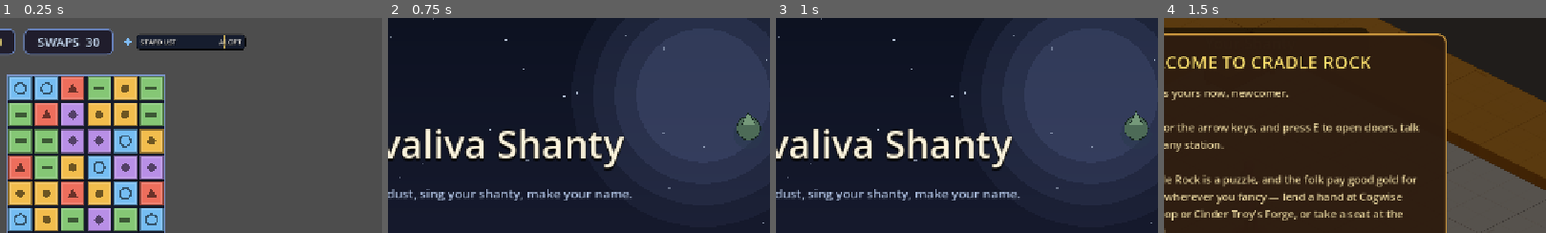
Above: before the commit, frames 1-4 (left to right).
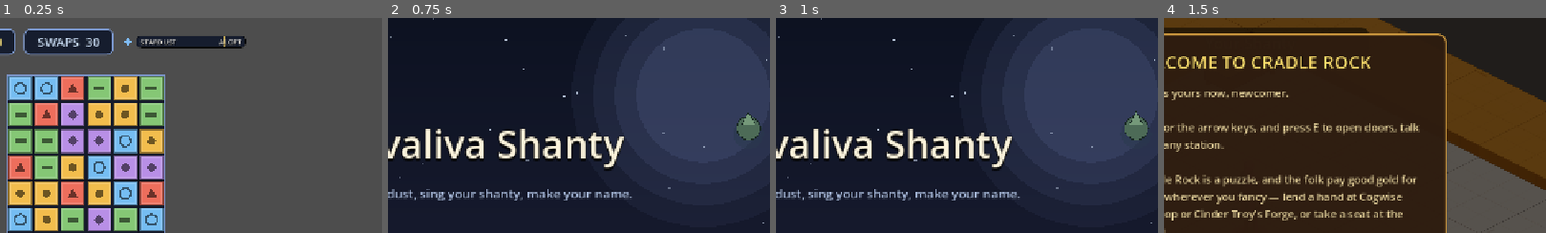
Above: after the commit, the same moments.

Repository: TairoyZone/shivaliva-shanty
Game: Godot game, scene res://puzzles/loft/loft.tscn
The game is run twice, just before and just after one commit, with the same random seed, the same clock (stepped at 60 frames per second) and the same inputs. This scene is started directly instead of the project's main scene.
Inputs:
- Up to frame 1 (0.25 s): no input
- Up to frame 2 (0.75 s): click "← Leave" at 0.5 s
- Up to frame 3 (1 s): no input
- Up to frame 4 (1.5 s): click "New Game" at 1.25 s
The pictures show only the part of the screen within x 39-89%, y 0-50%; the shares and areas given below are measured in that part.

The runs differ from the first frame. In frame 1, 0.6% of the frame differs, in the area x 35-65%, y 8-16%; in frame 2, nothing differs; in frame 3, nothing differs; in frame 4, nothing differs.

Commit message:
polish(stations): the Patchworks now shows the ship gauges the Loft does (consistency)
Observed the two voyage stations side by side: the Patchworks (the hull-REPAIR station) showed NO
HULL or STARDUST gauge while the Loft showed both, and its Toss button was a bare default-grey
button. Fixed so the two stations read consistently:
- New SHARED station-HUD helpers on the VoyageStationScene base (inheritance-over-duplication):
  _make_station_meter / _make_station_pill (cool navy + Palette.SKY_FRAME) / _refresh_hull_meter.
  The Loft now uses them (dropped its private _make_loft_meter / _wrap / hull-refresh copies).
- Patchworks voyage HUD: a top-centre cool bar with STARDUST + HULL MeterBars (same component as the
  Loft + deck). They refresh on enter, after every hole sealed, on restore, and per leg — so as you
  patch, the hull (and its Stardust start) visibly TWEEN down (animate-everything). Absent standalone.
- Patchworks Toss button: cool 3-state styling (was unstyled grey).
- Canonical station meter height (22) shared via STATION_METER_SIZE (Loft was 28, deck is 22).

Verified: headless editor scan parses clean; save.cfg untouched.

Co-Authored-By: Claude Opus 4.8 (1M context) <noreply@anthropic.com>

Diff:
--- a/components/voyage_station_scene/voyage_station_scene.gd
+++ b/components/voyage_station_scene/voyage_station_scene.gd
@@ -13,6 +13,12 @@
 
 const SKIRMISH_SCENE : String = "res://puzzles/skirmish/skirmish_boarding.tscn"
 const SHIP_DECK_SCENE : String = "res://levels/ship_deck/ship_deck.tscn"
+
+## Shared station-HUD chrome so the Loft + Patchworks gauge bars read IDENTICALLY (one source of truth,
+## per the inheritance-over-duplication rule). The deck uses the same MeterBar in its own panel layout.
+const METER_BAR : PackedScene = preload("res://components/meter_bar/meter_bar.tscn")
+const STATION_METER_SIZE : Vector2 = Vector2(208.0, 22.0)   # canonical station gauge size (matches the deck's height)
+const STARDUST_SINK : float = 10.0                          # the Stardust full scale (mirrors LoftBoard.SINK_LEVEL)
 
 var _voyage_chart : VoyageChart
 var _voyage_busy : bool = false           # a voyage transition (stop/fight/report/sink) underway — fire once
@@ -57,6 +63,52 @@
 	_voyage_chart_placement(layer)   # the hook calls place_at (which add_child's it) + positions it
 	_voyage_chart.reached_stop.connect(_on_voyage_reached_stop)
 	_voyage_chart.reached_encounter.connect(_on_voyage_reached_encounter)
+
+
+# --- Shared station HUD chrome (Loft + Patchworks read identically) ----
+
+## A status MeterBar sized for a station's centre gauge bar (cool, art-swappable). Caller sets its
+## rising_palette / danger ticks / call-site refresh.
+func _make_station_meter(label_text: String, icon: String) -> MeterBar:
+
+	var m : MeterBar = METER_BAR.instantiate() as MeterBar
+	m.custom_minimum_size = STATION_METER_SIZE
+	m.size_flags_vertical = Control.SIZE_SHRINK_CENTER
+	m.label_text = label_text
+	m.icon_kind = icon
+	return m
+
+
+## Wrap a label in the cool station "pill" (navy trough + sky-blue frame) — the BANKED/SWAPS/SCORE chips.
+func _make_station_pill(label: Label) -> PanelContainer:
+
+	var panel : PanelContainer = PanelContainer.new()
+	var s : StyleBoxFlat = StyleBoxFlat.new()
+	s.bg_color = Palette.PANEL_TROUGH
+	s.border_color = Palette.SKY_FRAME
+	s.set_border_width_all(2)
+	s.set_corner_radius_all(10)
+	s.content_margin_left = 16
+	s.content_margin_right = 16
+	s.content_margin_top = 7
+	s.content_margin_bottom = 7
+	panel.add_theme_stylebox_override("panel", s)
+	panel.custom_minimum_size = Vector2(150.0, 0.0)
+	panel.add_child(label)
+	return panel
+
+
+## Refresh a HULL MeterBar from the ACTIVE ship's open holes (one lit notch per hole; green→amber→red).
+## Shared by the Loft + Patchworks so the ship's condition reads the same at either station.
+func _refresh_hull_meter(bar: MeterBar) -> void:
+
+	if bar == null:
+		return
+	var holes : int = PlayerState.ship_open_holes()
+	var maxh : int = maxi(PlayerState.VOYAGE_MAX_HOLES, 1)
+	bar.segments = maxh
+	bar.set_value(float(holes), float(maxh))
+	bar.set_caption("sound" if holes <= 0 else ("%d hole%s" % [holes, "" if holes == 1 else "s"]))
 
 
 # --- The shared leg flow ----------------------------------------------
--- a/puzzles/loft/loft.gd
+++ b/puzzles/loft/loft.gd
@@ -13,9 +13,6 @@
 ## no dismount to the deck. You man ONE station per pillage (the Loft to fly, or the Patchworks to patch);
 ## the AI crew covers the rest. Arrival → the haul card; a sink → LOST IN THE STARDUST. See [[voyage-loop-research]].
 const SELF_SCENE : String = "res://puzzles/loft/loft.tscn"   # SKIRMISH/SHIP_DECK scenes live in the base
-
-## The same status-bar component the ship deck uses, so the Loft's LIFT/HULL read identically.
-const METER_BAR : PackedScene = preload("res://components/meter_bar/meter_bar.tscn")
 
 @onready var _board : LoftBoard = $Board
 
@@ -71,11 +68,11 @@
 
 	_banked_label = _make_label("BANKED  0", Color(0.97, 0.88, 0.50, 1.0))
 	_moves_label = _make_label("SWAPS  %d" % LoftBoard.MOVES_PER_ROUND, Color(0.82, 0.90, 1.0, 1.0))
-	bar.add_child(_wrap(_banked_label))
-	bar.add_child(_wrap(_moves_label))
+	bar.add_child(_make_station_pill(_banked_label))
+	bar.add_child(_make_station_pill(_moves_label))
 	# LIFT/Stardust as a real meter BAR (same component as the ship deck) — it FILLS as the Stardust
 	# rises (calm-blue → red past the bite tick), so you SEE her sinking. Caption = ALOFT/STEADY/SINKING.
-	_stardust_bar = _make_loft_meter("STARDUST", "stardust")
+	_stardust_bar = _make_station_meter("STARDUST", "stardust")
 	_stardust_bar.rising_palette = true
 	_stardust_bar.danger_tick = 0.8   # STARDUST_DANGER(8) / SINK(10)
 	_stardust_bar.hard_line = 1.0     # the SINK line
@@ -103,22 +100,11 @@
 		# A HULL meter beside the gauges — the PILLAGE ship's holes (shows WHY the Stardust floods fast).
 		# Same bar as the deck (green→amber→red, one notch per hole). The voyage CHART + leg-resolution are
 		# built by the base (_enter_voyage_station).
-		_hull_bar = _make_loft_meter("HULL", "hull")
+		_hull_bar = _make_station_meter("HULL", "hull")
 		_hull_bar.warn_frac = 0.25   # 1 hole → amber, 3+ → red
 		_hull_bar.bad_frac = 0.75
 		bar.add_child(_hull_bar)
 		_update_hull_label()
-
-
-# A status meter sized for the Loft's centre bar (vertically centred next to the BANKED/SWAPS pills).
-func _make_loft_meter(label_text: String, icon: String) -> MeterBar:
-
-	var m : MeterBar = METER_BAR.instantiate() as MeterBar
-	m.custom_minimum_size = Vector2(208.0, 28.0)
-	m.size_flags_vertical = Control.SIZE_SHRINK_CENTER
-	m.label_text = label_text
-	m.icon_kind = icon
-	return m
 
 
 func _make_label(text: String, color: Color) -> Label:
@@ -131,24 +117,6 @@
 	label.add_theme_constant_override("outline_size", 3)
 	label.horizontal_alignment = HORIZONTAL_ALIGNMENT_CENTER
 	return label
-
-
-func _wrap(label: Label) -> PanelContainer:
-
-	var panel : PanelContainer = PanelContainer.new()
-	var s : StyleBoxFlat = StyleBoxFlat.new()
-	s.bg_color = Color(0.11, 0.10, 0.16, 0.92)
-	s.border_color = Color(0.4, 0.5, 0.72, 1.0)
-	s.set_border_width_all(2)
-	s.set_corner_radius_all(10)
-	s.content_margin_left = 16
-	s.content_margin_right = 16
-	s.content_margin_top = 7
-	s.content_margin_bottom = 7
-	panel.add_theme_stylebox_override("panel", s)
-	panel.custom_minimum_size = Vector2(150.0, 0.0)
-	panel.add_child(label)
-	return panel
 
 
 func _on_Board_lift_changed(total_lift: int) -> void:
@@ -317,17 +285,11 @@
 	_update_hull_label()
 
 
-# Refresh the voyage HULL meter from the active ship's open holes (green sound → amber → red), same as
-# the deck — one lit notch per open hole.
+# Refresh the voyage HULL meter from the active ship's open holes — the shared station refresher (so the
+# Loft + Patchworks + deck all read the hull the same way).
 func _update_hull_label() -> void:
 
-	if _hull_bar == null:
-		return
-	var holes : int = PlayerState.ship_open_holes()
-	var maxh : int = maxi(PlayerState.VOYAGE_MAX_HOLES, 1)
-	_hull_bar.segments = maxh
-	_hull_bar.set_value(float(holes), float(maxh))
-	_hull_bar.set_caption("sound" if holes <= 0 else ("%d hole%s" % [holes, "" if holes == 1 else "s"]))
+	_refresh_hull_meter(_hull_bar)
 
 
 # (The shared voyage-leg flow — board / resume / resolve / report / sink / haul / the "Sail ho!" cry —
--- a/puzzles/patchworks/patchworks_scene.gd
+++ b/puzzles/patchworks/patchworks_scene.gd
@@ -50,6 +50,8 @@
 var _score_label : Label
 var _combo_label : Label
 var _flash_label : Label
+var _stardust_bar : MeterBar   # voyage-only: the ship's resting Stardust start (mirrors the deck vessel panel)
+var _hull_bar : MeterBar       # voyage-only: the hull she's mending — drops LIVE as you seal holes
 
 
 func _ready() -> void:
@@ -104,12 +106,54 @@
 	_combo_label = _make_label(layer, "", Vector2(960.0, 64.0), 20, Color(0.78, 1.0, 0.68), HORIZONTAL_ALIGNMENT_RIGHT, 280.0)
 	_flash_label = _make_label(layer, "", Vector2(440.0, 40.0), 44, Color(1.0, 0.95, 0.6), HORIZONTAL_ALIGNMENT_CENTER, 400.0)
 	_flash_label.modulate.a = 0.0
+	# Manning her on a pillage: show the SHIP gauges the Loft shows — the hull she's MENDING + the Stardust
+	# that flood-starts from it — in a top-centre cool bar (the same MeterBar component as the Loft + deck).
+	# As you seal holes BOTH drop, so you SEE the mend pay off (animate-everything). Mirrors the Loft so the
+	# two stations read consistently; absent standalone (no ship to crew).
+	if PlayerState.voyage_active:
+		var bar : HBoxContainer = HBoxContainer.new()
+		bar.add_theme_constant_override("separation", 14)
+		bar.anchor_left = 0.5
+		bar.anchor_right = 0.5
+		bar.offset_top = 18.0
+		bar.grow_horizontal = Control.GROW_DIRECTION_BOTH
+		layer.add_child(bar)
+		_stardust_bar = _make_station_meter("STARDUST", "stardust")
+		_stardust_bar.rising_palette = true
+		_stardust_bar.danger_tick = 0.8   # the Stardust's BITE line (DANGER 8 / SINK 10)
+		_stardust_bar.hard_line = 1.0
+		bar.add_child(_stardust_bar)
+		_hull_bar = _make_station_meter("HULL", "hull")
+		_hull_bar.warn_frac = 0.25   # 1 hole → amber, 3+ → red (matches the Loft + deck)
+		_hull_bar.bad_frac = 0.75
+		bar.add_child(_hull_bar)
+		_refresh_ship_meters()
+	# Toss button — cool styled (matches the deck/station chrome; was a bare default-grey button).
 	var toss : Button = Button.new()
 	toss.text = "Toss piece"
 	toss.position = Vector2(980.0, 556.0)
 	toss.custom_minimum_size = Vector2(150.0, 44.0)
 	toss.focus_mode = Control.FOCUS_NONE
 	toss.add_theme_font_size_override("font_size", 18)
+	toss.add_theme_color_override("font_color", Color(0.86, 0.92, 1.0, 1.0))
+	toss.add_theme_color_override("font_outline_color", Color(0, 0, 0, 0.85))
+	toss.add_theme_constant_override("outline_size", 3)
+	for state in ["normal", "hover", "pressed"]:
+		var ts : StyleBoxFlat = StyleBoxFlat.new()
+		var tbg : Color = Color(0.12, 0.17, 0.27, 0.94)
+		if state == "hover":
+			tbg = tbg.lightened(0.10)
+		elif state == "pressed":
+			tbg = tbg.darkened(0.12)
+		ts.bg_color = tbg
+		ts.border_color = Palette.SKY_FRAME
+		ts.set_border_width_all(2)
+		ts.set_corner_radius_all(8)
+		ts.content_margin_left = 12
+		ts.content_margin_right = 12
+		ts.content_margin_top = 6
+		ts.content_margin_bottom = 6
+		toss.add_theme_stylebox_override(state, ts)
 	toss.pressed.connect(_on_toss)
 	layer.add_child(toss)
 
@@ -128,6 +172,23 @@
 	l.add_theme_constant_override("outline_size", 4)
 	parent.add_child(l)
 	return l
+
+
+# Refresh the voyage SHIP gauges. HULL = open holes (the shared station refresher); STARDUST = the resting
+# flood-start (mirrors the deck — she's not flying here, the crew is). Both are holes-derived, so sealing a
+# hole drops BOTH (the meters TWEEN down — animate-everything). No-op standalone (the bars are null).
+func _refresh_ship_meters() -> void:
+
+	_refresh_hull_meter(_hull_bar)
+	if _stardust_bar != null:
+		var dust : float = PlayerState.ship_stardust_start()
+		_stardust_bar.set_value(dust, STARDUST_SINK)
+		var cap : String = "low"
+		if dust >= 4.8:
+			cap = "high"
+		elif dust >= 3.6:
+			cap = "rising"
+		_stardust_bar.set_caption(cap)
 
 
 # --- Rendering ---------------------------------------------------------
@@ -417,6 +478,7 @@
 func _open_next_leg() -> void:
 
 	PlayerState.voyage_leg_lift0 = _board.score
+	_refresh_ship_meters()   # a fight may have opened holes between legs — keep the gauges truthful
 
 
 # A patch leg ranks up PATCHWORKS mastery (by board score), not Lofting.
@@ -438,6 +500,7 @@
 	_lines_toward_seal = int(state.get("lines_toward_seal", 0))
 	_active_index = -1   # the held piece was freed by the scene swap
 	_active_cells = []
+	_refresh_ship_meters()   # the boarding may have opened holes — reflect the post-fight hull
 
 
 # Chart top-left, nudged DOWN clear of the "The Patchworks" title (the Leave button owns bottom-left).
@@ -471,6 +534,7 @@
 	while _lines_toward_seal >= PATCHWORKS_LINES_PER_HOLE:
 		_lines_toward_seal -= PATCHWORKS_LINES_PER_HOLE
 		PlayerState.close_hole(1)
+	_refresh_ship_meters()   # the hull (+ its Stardust start) just dropped — SHOW the mend on the gauges
 	_combo_label.text = ("Combo  x%d" % combo) if combo > 1 else ""
 	if combo > 1:
 		_flash_label.text = "Combo  x%d!" % combo
